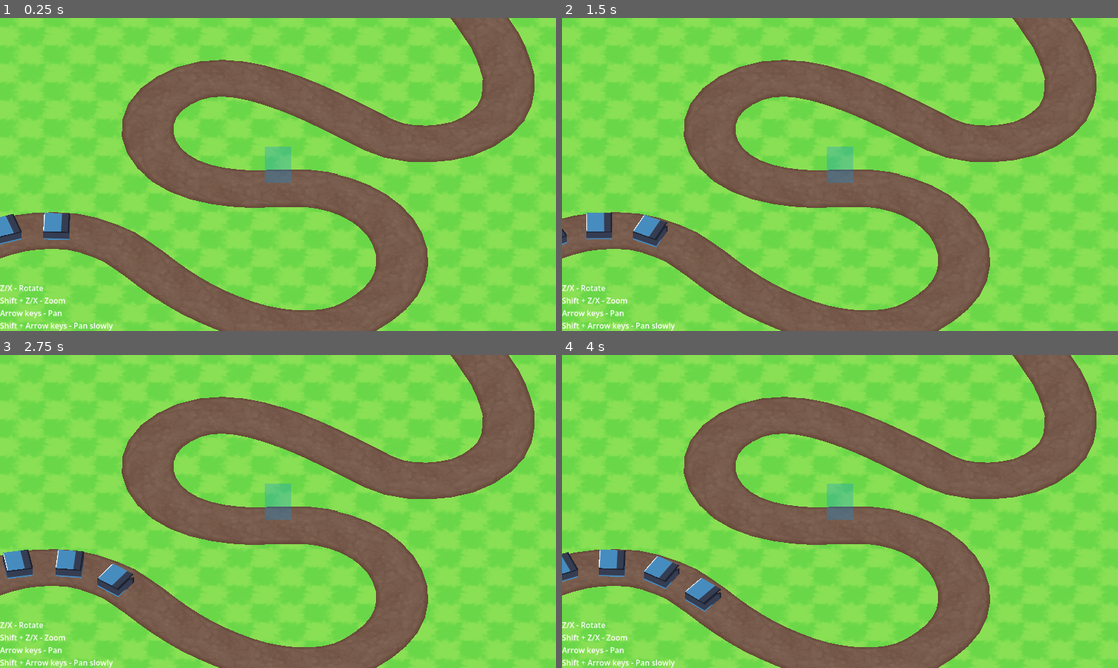
Above: before the commit, frames 1-4 (two rows, left to right).
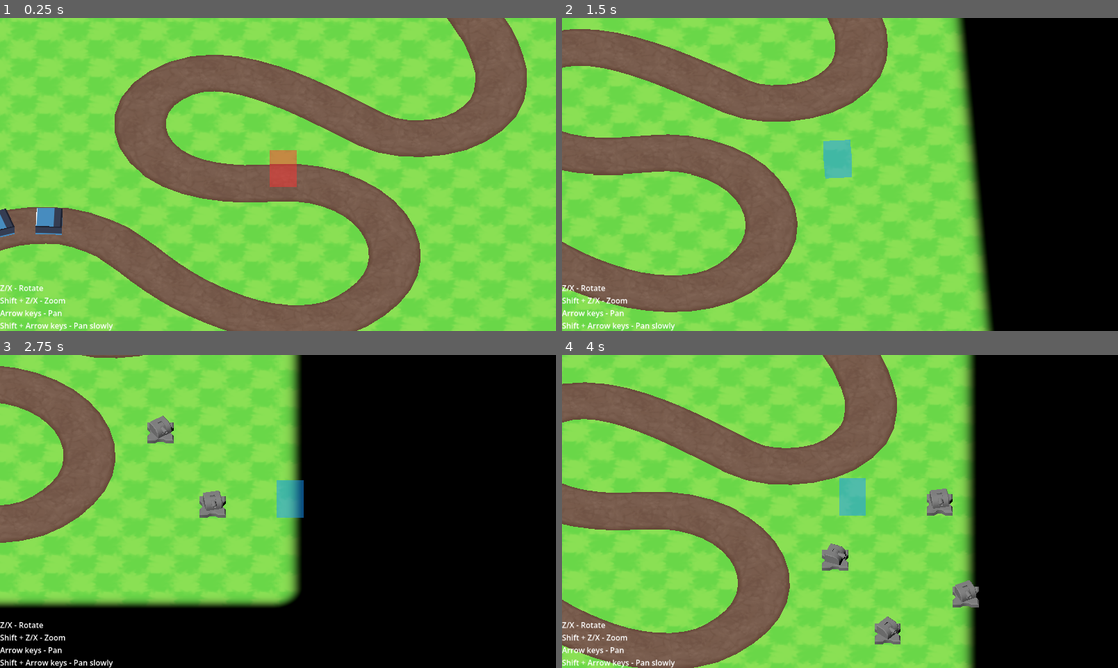
Above: after the commit, the same moments.

Repository: dairycultist/furry-roguelike-platformer
Game: Godot game, scene res://scene.tscn
Same seed, same stepped clock (60 frames per second), same inputs: the game is played once before the commit and once after it. The engine's default icon, where the game draws it, is replaced by a stand-in: a white triangle on a blue panel in a dark square.
Inputs:
- Up to frame 1 (0.25 s): no input
- Up to frame 2 (1.5 s): hold Right (pan_right) 0.53-1.28 s; tap Space (use_tool) at 0.6 s; hold Down (pan_down) from 1.28 s (still down); tap X (camalt_negative) at 1.35 s
- Up to frame 3 (2.75 s): tap Space (use_tool) at 1.55, 2.3 s; release Down (pan_down) at 2.03 s; hold Right (pan_right) from 2.03 s (still down); tap Z (camalt_positive) at 2.1 s
- Up to frame 4 (4 s): release Right (pan_right) at 2.78 s; hold Up (pan_up) 2.78-3.53 s; tap Shift (modify_action) at 2.85 s; tap Space (use_tool) at 3.05, 3.6 s; hold Left (pan_left) from 3.53 s (still down)

The runs differ from the first frame. In frame 1, 21% of the frame differs, in the area x 0-100%, y 0-100%; in frame 2, 68%; in frame 3, 81%; in frame 4, 77%.
Error before the commit: Parse Error: Preload file "res://turret/turret.tscn" does not exist. (res://player.gd:3)

Commit message:
Sniper mesh

Diff:
--- a/player.gd
+++ b/player.gd
@@ -1,6 +1,6 @@
 extends Node3D;
 
-const turret_prefab = preload("res://turret/turret.tscn");
+const cannon_prefab = preload("res://tower/cannon1.tscn");
 
 @export var ZOOM_SPEED := 10.0;
 @export var PAN_SPEED_MULT := 0.8;
@@ -8,15 +8,15 @@
 
 var grid : GridMap;
 var enemy_path : Path3D;
-var turret_parent : Node3D;
+var tower_parent : Node3D;
 
-var turrets_by_position = {};
+var towers_by_position = {};
 
 func _ready() -> void:
 
 	grid = get_parent();
 	enemy_path = grid.get_node("EnemyPath");
-	turret_parent = grid.get_node("TurretParent");
+	tower_parent = grid.get_node("TowerParent");
 
 func _process(delta: float) -> void:
 
@@ -55,11 +55,11 @@
 
 	if pos_occupied:
 
-		if turrets_by_position.has(selected_pos):
+		if towers_by_position.has(selected_pos):
 
-			var selected_turret : Node3D = turrets_by_position[selected_pos];
+			var selected_tower : Node3D = towers_by_position[selected_pos];
 
-			selected_turret.poke();
+			selected_tower.poke();
 
 			$Cursor/Mesh.get_surface_override_material(0).albedo_color = Color(0.4, 0.2, 1.0, 0.5);
 
@@ -74,12 +74,12 @@
 	# placing turret
 	if Input.is_action_just_pressed("use_tool") and not pos_occupied:
 
-		var turret = turret_prefab.instantiate();
+		var tower = cannon_prefab.instantiate();
 
-		turret_parent.add_child(turret);
-		turret.enemy_path = enemy_path;
-		turret.global_position = Vector3(selected_pos.x + 0.5, 0.0, selected_pos.z + 0.5);
+		tower_parent.add_child(tower);
+		tower.enemy_path = enemy_path;
+		tower.global_position = Vector3(selected_pos.x + 0.5, 0.0, selected_pos.z + 0.5);
 
 		grid.set_cell_item(selected_pos, 0);
 
-		turrets_by_position[selected_pos] = turret;
+		towers_by_position[selected_pos] = tower;
--- a/scene.tscn
+++ b/scene.tscn
@@ -138,4 +138,4 @@
 transform = Transform3D(-0.036045827, 0, -0.9993252, 0, 1.0000056, 0, 0.9993252, 0, -0.036045827, -8.746054, 0, 3.0748296)
 progress = 6.0
 
-[node name="TurretParent" type="Node3D" parent="GridMap" unique_id=57393167]
+[node name="TowerParent" type="Node3D" parent="GridMap" unique_id=57393167]
--- a/tower/cannon.tscn
+++ b/tower/cannon1.tscn
@@ -1,6 +1,6 @@
 [gd_scene format=3 uid="uid://wx2falj44yrt"]
 
-[ext_resource type="Script" uid="uid://q1d42dmw4ksu" path="res://turret.gd" id="1_pjkpn"]
+[ext_resource type="Script" uid="uid://q1d42dmw4ksu" path="res://tower/tower.gd" id="1_pjkpn"]
 [ext_resource type="ArrayMesh" uid="uid://crx1badckkgiw" path="res://tower/tower_base.obj" id="2_gspl5"]
 [ext_resource type="ArrayMesh" uid="uid://bbfmffnqawaxr" path="res://tower/cannon1_head.obj" id="3_iiq27"]
 [ext_resource type="ArrayMesh" uid="uid://ck8wd4jj54rim" path="res://tower/cannon1_barrel.obj" id="4_ddt3l"]
@@ -19,21 +19,21 @@
 shader_parameter/fade_corner_radius = 0.2
 shader_parameter/exponent = 10.0
 
-[node name="Turret" type="Node3D" unique_id=1625817297]
+[node name="Cannon" type="Node3D" unique_id=1625817297]
 script = ExtResource("1_pjkpn")
 
-[node name="TurretBase" type="MeshInstance3D" parent="." unique_id=798336857]
+[node name="Base" type="MeshInstance3D" parent="." unique_id=798336857]
 mesh = ExtResource("2_gspl5")
 
-[node name="TurretHead" type="MeshInstance3D" parent="." unique_id=823903376]
+[node name="Head" type="MeshInstance3D" parent="." unique_id=823903376]
 transform = Transform3D(1, 0, 0, 0, 1, 0, 0, 0, 1, 0, 0.2, 0)
 mesh = ExtResource("3_iiq27")
 
-[node name="TurretBarrel" type="MeshInstance3D" parent="TurretHead" unique_id=569734477]
+[node name="Barrel" type="MeshInstance3D" parent="Head" unique_id=569734477]
 transform = Transform3D(1, 0, 0, 0, 1, 0, 0, 0, 1, 0, 0.22995989, 0)
 mesh = ExtResource("4_ddt3l")
 
-[node name="TurretMuzzleFlash" type="MeshInstance3D" parent="TurretHead/TurretBarrel" unique_id=2026340139]
+[node name="MuzzleFlash" type="MeshInstance3D" parent="Head/Barrel" unique_id=2026340139]
 transform = Transform3D(0, 0, 0, 0, 0, 0, 0, 0, 0, 0, 0, 0.3825801)
 mesh = ExtResource("5_41n4c")
 surface_material_override/0 = SubResource("ShaderMaterial_4rfjx")
--- a/tower/mortar.tscn
+++ b/tower/mortar1.tscn
@@ -1,9 +1,9 @@
 [gd_scene format=3 uid="uid://c36jpx8yo5e1o"]
 
-[ext_resource type="Script" uid="uid://q1d42dmw4ksu" path="res://turret.gd" id="1_aa4nq"]
+[ext_resource type="Script" uid="uid://q1d42dmw4ksu" path="res://tower/tower.gd" id="1_aa4nq"]
 [ext_resource type="ArrayMesh" uid="uid://crx1badckkgiw" path="res://tower/tower_base.obj" id="2_edw4o"]
-[ext_resource type="ArrayMesh" uid="uid://38iu0jyphmiw" path="res://tower/mortar_head.obj" id="3_aa4nq"]
-[ext_resource type="ArrayMesh" uid="uid://dn4u3hpw5cey8" path="res://tower/mortar_barrel.obj" id="4_edw4o"]
+[ext_resource type="ArrayMesh" uid="uid://38iu0jyphmiw" path="res://tower/mortar1_head.obj" id="3_aa4nq"]
+[ext_resource type="ArrayMesh" uid="uid://dn4u3hpw5cey8" path="res://tower/mortar1_barrel.obj" id="4_edw4o"]
 [ext_resource type="ArrayMesh" uid="uid://brqw8q3xlx0oi" path="res://tower/muzzle_flash.obj" id="5_nqktt"]
 [ext_resource type="Shader" uid="uid://bl2sqbvsmbi5q" path="res://toon.gdshader" id="6_pa1ad"]
 [ext_resource type="Texture2D" uid="uid://bjvgrdv7uu0gq" path="res://tower/muzzle_flash.png" id="7_h3smt"]
@@ -19,22 +19,22 @@
 shader_parameter/fade_corner_radius = 0.2
 shader_parameter/exponent = 10.0
 
-[node name="Turret" type="Node3D" unique_id=1625817297]
+[node name="Mortar" type="Node3D" unique_id=1625817297]
 script = ExtResource("1_aa4nq")
 
-[node name="TurretBase" type="MeshInstance3D" parent="." unique_id=798336857]
+[node name="Base" type="MeshInstance3D" parent="." unique_id=798336857]
 mesh = ExtResource("2_edw4o")
 
-[node name="TurretHead" type="MeshInstance3D" parent="." unique_id=823903376]
+[node name="Head" type="MeshInstance3D" parent="." unique_id=823903376]
 transform = Transform3D(1, 0, 0, 0, 1, 0, 0, 0, 1, 0, 0.2, 0)
 mesh = ExtResource("3_aa4nq")
 
-[node name="TurretBarrel" type="MeshInstance3D" parent="TurretHead" unique_id=569734477]
+[node name="Barrel" type="MeshInstance3D" parent="Head" unique_id=569734477]
 transform = Transform3D(1, 0, 0, 0, 0.70710677, 0.70710677, 0, -0.70710677, 0.70710677, 0, 0.15, 0.2)
 mesh = ExtResource("4_edw4o")
 
-[node name="TurretMuzzleFlash" type="MeshInstance3D" parent="TurretHead/TurretBarrel" unique_id=2026340139]
-transform = Transform3D(0, 0, 0, 0, 0, 0, 0, 0, 0, 0, 0, 0.3825801)
+[node name="MuzzleFlash" type="MeshInstance3D" parent="Head/Barrel" unique_id=2026340139]
+transform = Transform3D(0, 0, 0, 0, 0, 0, 0, 0, 0, 0, 0.2390733, 0.057892382)
 mesh = ExtResource("5_nqktt")
 surface_material_override/0 = SubResource("ShaderMaterial_4rfjx")
 
--- /dev/null
+++ b/tower/sniper1.tscn
@@ -0,0 +1,47 @@
+[gd_scene format=3 uid="uid://cyk4en5nk4lh5"]
+
+[ext_resource type="Script" uid="uid://q1d42dmw4ksu" path="res://tower/tower.gd" id="1_h6r45"]
+[ext_resource type="ArrayMesh" uid="uid://crx1badckkgiw" path="res://tower/tower_base.obj" id="2_jna55"]
+[ext_resource type="ArrayMesh" uid="uid://d4nxq7nw3jlky" path="res://tower/sniper1_head.obj" id="3_h6r45"]
+[ext_resource type="ArrayMesh" uid="uid://ewpk2j13tusx" path="res://tower/sniper1_barrel.obj" id="4_jna55"]
+[ext_resource type="ArrayMesh" uid="uid://brqw8q3xlx0oi" path="res://tower/muzzle_flash.obj" id="5_qej70"]
+[ext_resource type="Shader" uid="uid://bl2sqbvsmbi5q" path="res://toon.gdshader" id="6_q3a56"]
+[ext_resource type="Texture2D" uid="uid://bjvgrdv7uu0gq" path="res://tower/muzzle_flash.png" id="7_ydtxl"]
+[ext_resource type="Texture2D" uid="uid://c64dvti0otlrp" path="res://radius.png" id="8_rhqjv"]
+
+[sub_resource type="ShaderMaterial" id="ShaderMaterial_4rfjx"]
+render_priority = 0
+shader = ExtResource("6_q3a56")
+shader_parameter/albedo = ExtResource("7_ydtxl")
+shader_parameter/uv_scale = Vector2(1, 1)
+shader_parameter/origin_fade_dist = 12.0
+shader_parameter/origin_fade_width2 = 1.0
+shader_parameter/fade_corner_radius = 0.2
+shader_parameter/exponent = 10.0
+
+[node name="Cannon" type="Node3D" unique_id=1625817297]
+script = ExtResource("1_h6r45")
+
+[node name="Base" type="MeshInstance3D" parent="." unique_id=798336857]
+mesh = ExtResource("2_jna55")
+
+[node name="Head" type="MeshInstance3D" parent="." unique_id=823903376]
+transform = Transform3D(1, 0, 0, 0, 1, 0, 0, 0, 1, 0, 0.2, 0)
+mesh = ExtResource("3_h6r45")
+
+[node name="Barrel" type="MeshInstance3D" parent="Head" unique_id=569734477]
+transform = Transform3D(1, 0, 0, 0, 1, 0, 0, 0, 1, 0, 0.36549407, 0)
+mesh = ExtResource("4_jna55")
+
+[node name="MuzzleFlash" type="MeshInstance3D" parent="Head/Barrel" unique_id=2026340139]
+transform = Transform3D(0, 0, 0, 0, 0, 0, 0, 0, 0, 0, 0, 0.3825801)
+mesh = ExtResource("5_qej70")
+surface_material_override/0 = SubResource("ShaderMaterial_4rfjx")
+
+[node name="Radius" type="Decal" parent="." unique_id=467498380]
+size = Vector3(3, 2, 3)
+texture_albedo = ExtResource("8_rhqjv")
+albedo_mix = 0.3
+upper_fade = 1e-05
+lower_fade = 1e-05
+cull_mask = 2
--- a/turret.gd
+++ b/tower/tower.gd
@@ -31,25 +31,25 @@
 	if (not fire_cooldown < 0.0):
 		fire_cooldown -= delta;
 
-	# turret animation
-	$TurretHead/TurretBarrel.scale = lerp($TurretHead/TurretBarrel.scale, Vector3.ONE, 5.0 * delta);
-	$TurretHead/TurretBarrel/TurretMuzzleFlash.scale = lerp($TurretHead/TurretBarrel/TurretMuzzleFlash.scale, Vector3.ZERO, 12.0 * delta);
+	# animation
+	$Head/Barrel.scale = lerp($Head/Barrel.scale, Vector3.ONE, 5.0 * delta);
+	$Head/Barrel/MuzzleFlash.scale = lerp($Head/Barrel/MuzzleFlash.scale, Vector3.ZERO, 12.0 * delta);
 
 	if target:
 
 		# fire at target
-		$TurretHead.look_at(Vector3(target.global_position.x, global_position.y, target.global_position.z), Vector3.UP, true);
+		$Head.look_at(Vector3(target.global_position.x, global_position.y, target.global_position.z), Vector3.UP, true);
 
 		if (fire_cooldown < 0.0):
 
 			fire_cooldown = 1.0;
-			$TurretHead/TurretBarrel.scale = Vector3(1.2, 1.2, 0.7);
-			$TurretHead/TurretBarrel/TurretMuzzleFlash.scale = Vector3(1.5, 1.5, 2.5);
+			$Head/Barrel.scale = Vector3(1.2, 1.2, 0.7);
+			$Head/Barrel/MuzzleFlash.scale = Vector3(1.5, 1.5, 2.5);
 			target.attack(damage);
 
 	else:
 
-		$TurretHead.global_rotation.y += 0.5 * delta;
+		$Head.global_rotation.y += 0.5 * delta;
 
 func poke():
 
Renamed: tower/mortar_barrel.obj -> tower/mortar1_barrel.obj
Not shown, added: tower/mortar1_barrel.obj.import
Renamed: tower/mortar_head.obj -> tower/mortar1_head.obj
Not shown, added: tower/mortar1_head.obj.import
Not shown, removed: tower/mortar_barrel.obj.import
Not shown, removed: tower/mortar_head.obj.import
Not shown, added: tower/sniper1_barrel.obj
Not shown, added: tower/sniper1_barrel.obj.import
Not shown, added: tower/sniper1_head.obj
Not shown, added: tower/sniper1_head.obj.import
Renamed: turret.gd.uid -> tower/tower.gd.uid
Not shown, changed: .gitignore
(and 1 more such lines)
